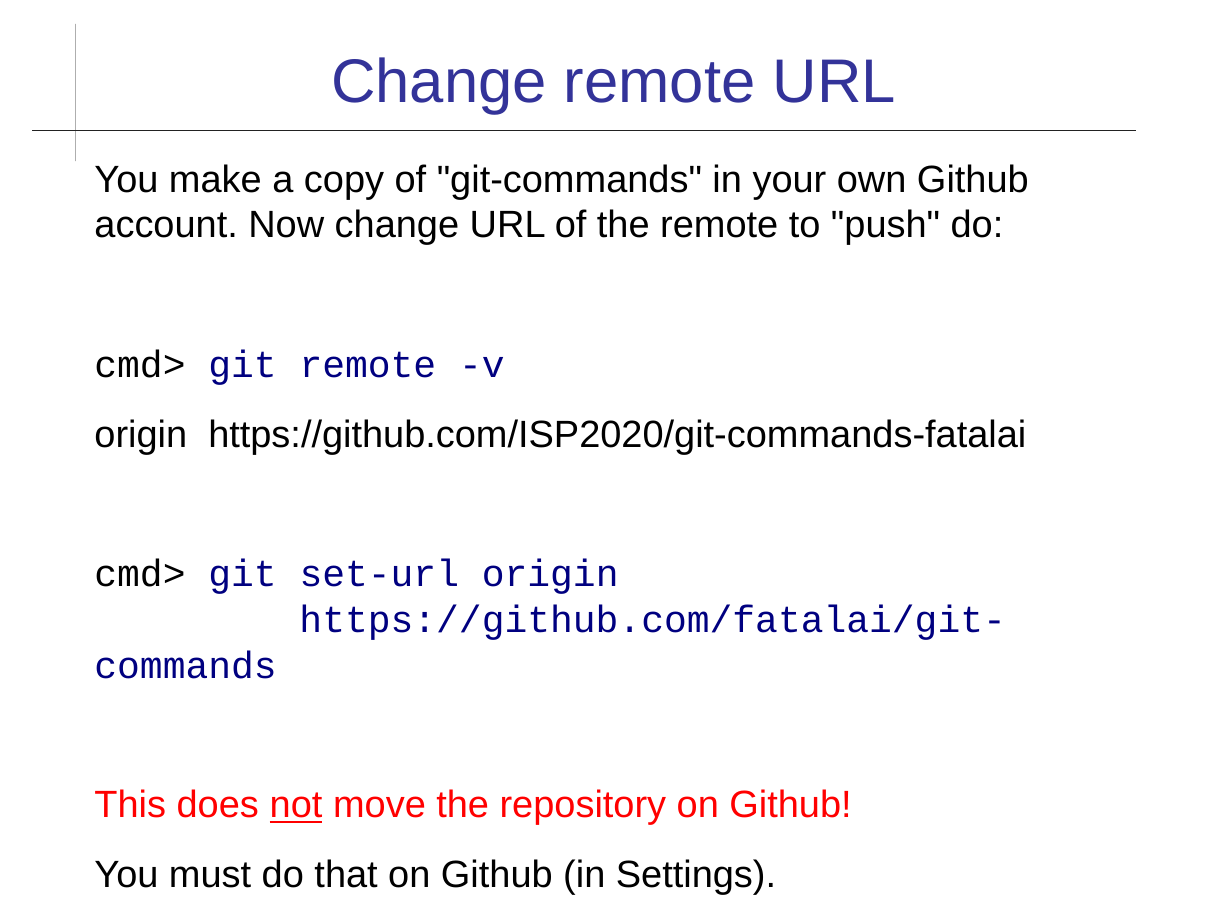
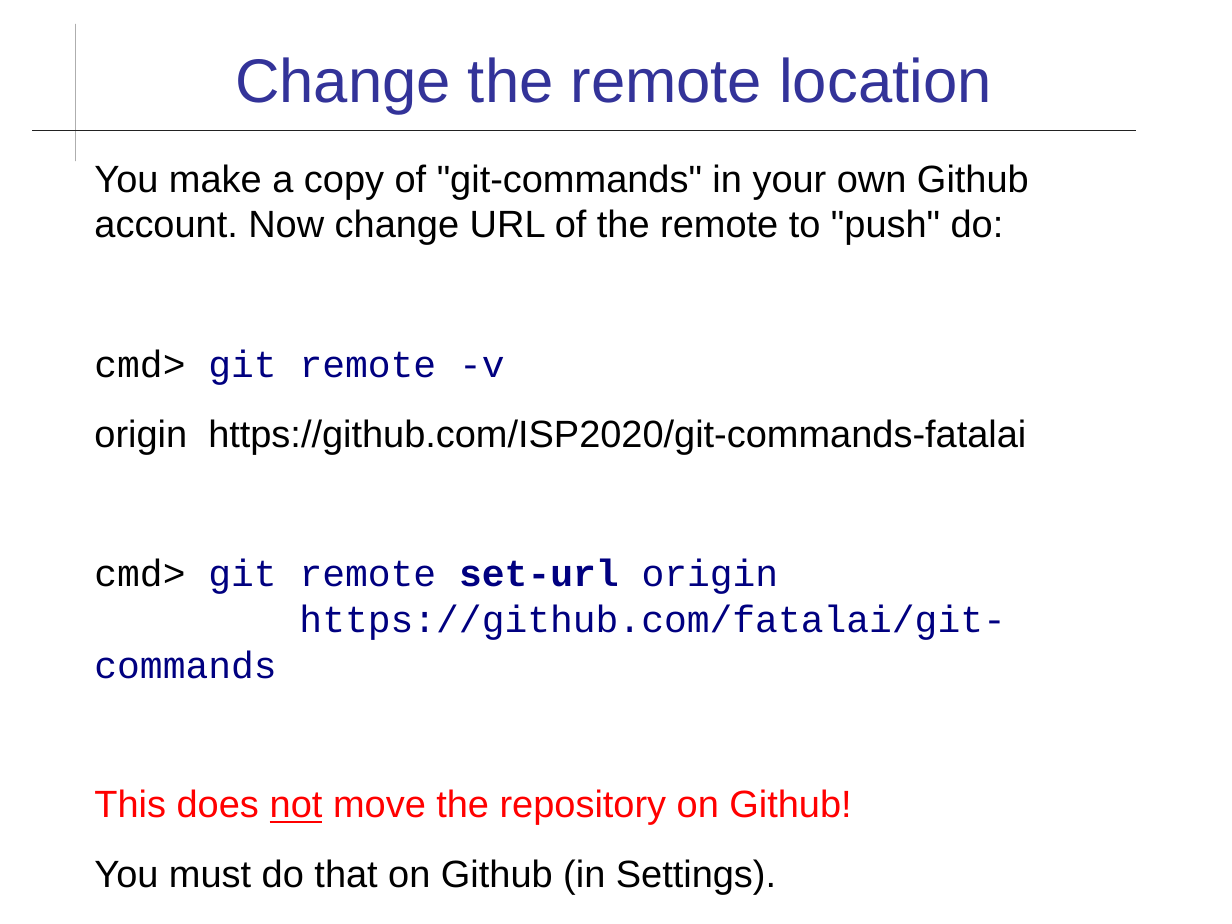
Before and after one commit to cpske/ISP, a slide deck: slide 10 of git/Git-Remotes.odp. Drawn at 1232x924 pixels with LibreOffice and Linux fonts; fonts in the diff are those of the drawing. Boxes give left, top, right and bottom in pixels: in the first picture for what was removed or moved away, otherwise in the second. Text is boxed around its words. In the diff, an @@ line names an element or a change of style, - is before the commit and + after.

```diff
--- a/git/Git-Remotes.odp
+++ b/git/Git-Remotes.odp
@@ title at [235,57,991,114]: text changed @@
-Change remote URL
+Change the remote location
@@ text at [94,559,1005,679]: text changed @@
-cmd> git set-url origin
-https://github.com/fatalai/git-commands
+cmd> git remote set-url origin
+https://github.com/fatalai/git-commands
```
Also in this commit, not shown: 3 other files.
